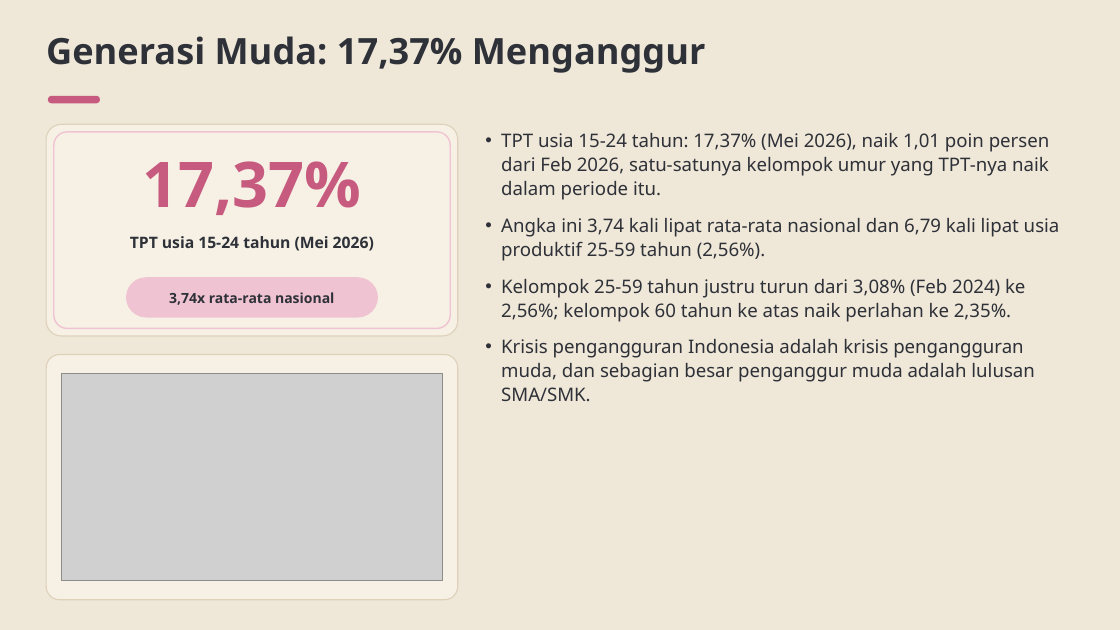
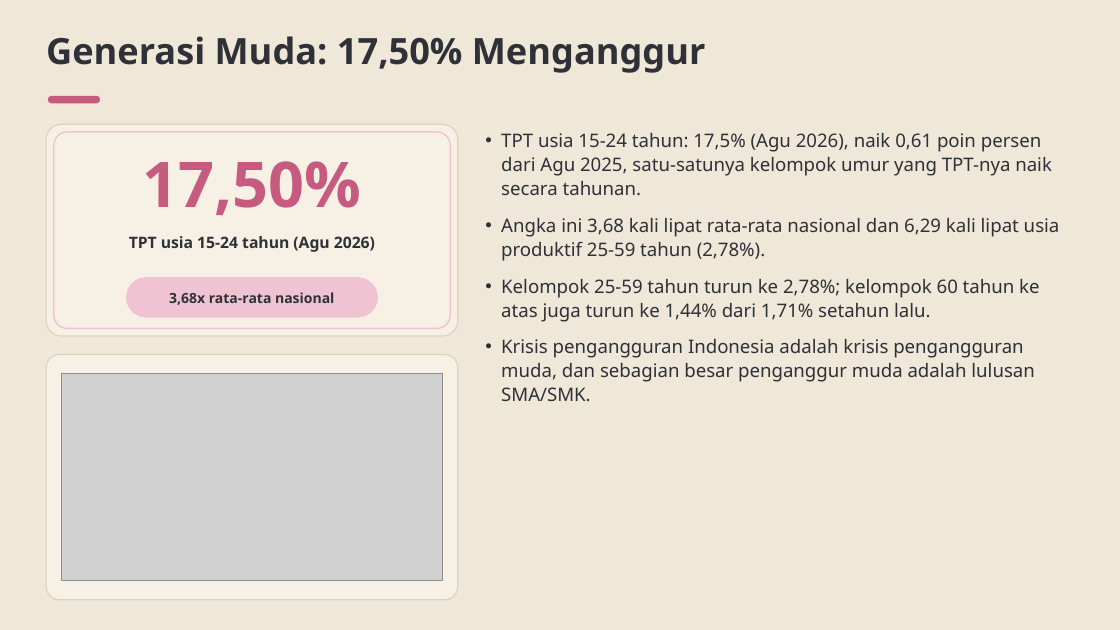
Before and after one commit to baghizash/pengangguran-indonesia-2026, a slide deck: slide 6 of Portofolio-Analisis-Pengangguran-2026.pptx. Drawn at 1120x630 pixels with LibreOffice and Linux fonts; fonts in the diff are those of the drawing; grey boxes stand for pictures. Boxes give left, top, right and bottom in pixels: in the first picture for what was removed or moved away, otherwise in the second. Text is boxed around its words. In the diff, an @@ line names an element or a change of style, - is before the commit and + after.

```diff
--- a/Portofolio-Analisis-Pengangguran-2026.pptx
+++ b/Portofolio-Analisis-Pengangguran-2026.pptx
@@ text at [46,36,706,73]: text changed @@
-Generasi Muda: 17,37% Menganggur
+Generasi Muda: 17,50% Menganggur
@@ text at [501,133,1060,322]: text changed @@
-• TPT usia 15-24 tahun: 17,37% (Mei 2026), naik 1,01 poin persen dari Feb 2026, satu-satunya kelompok umur yang TPT-nya naik dalam periode itu.
-• Angka ini 3,74 kali lipat rata-rata nasional dan 6,79 kali lipat usia produktif 25-59 tahun (2,56%).
-• Kelompok 25-59 tahun justru turun dari 3,08% (Feb 2024) ke 2,56%; kelompok 60 tahun ke atas naik perlahan ke 2,35%.
+• TPT usia 15-24 tahun: 17,5% (Agu 2026), naik 0,61 poin persen dari Agu 2025, satu-satunya kelompok umur yang TPT-nya naik secara tahunan.
+• Angka ini 3,68 kali lipat rata-rata nasional dan 6,29 kali lipat usia produktif 25-59 tahun (2,78%).
+• Kelompok 25-59 tahun turun ke 2,78%; kelompok 60 tahun ke atas juga turun ke 1,44% dari 1,71% setahun lalu.
@@ text at [143,161,362,215]: text changed @@
-17,37%
+17,50%
@@ text at [129,236,375,252]: text changed @@
-TPT usia 15-24 tahun (Mei 2026)
+TPT usia 15-24 tahun (Agu 2026)
@@ text at [169,292,334,305]: text changed @@
-3,74x rata-rata nasional
+3,68x rata-rata nasional
```
Also in this commit, not shown: 9 other slides changed.
